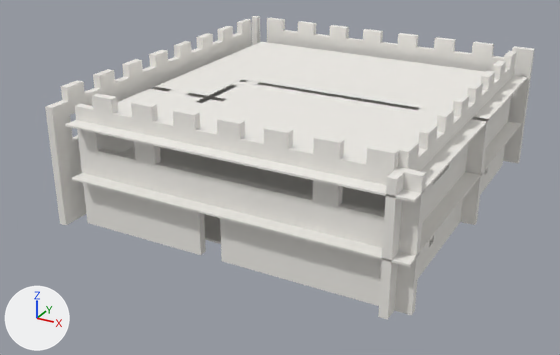
Two versions of the glTF model map0_felucca/britain/building_23_east_bank_and_vault/model_base.glb, one commit apart.
One viewpoint serves both versions: a camera (50 mm lens) standing at (15.1, -30.0, 15.6) and looking at (-0.7, -1.3, 1.2). The lights are fixed; the arrows at lower left show +X, +Y and +Z. The picture after the commit comes second. Vertices at exactly the same position are counted once.

Objects in the first picture: 'BuildingMesh'.
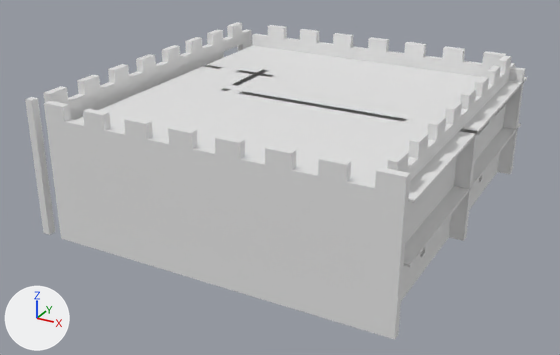
Edits to the bpy script that builds the scene:
```text
Add mat_mat_pisos:
    mat_mat_pisos = principled_material('Mat_Pisos')
    mat_mat_pisos.base_color = (0.8, 0.8, 0.8)  # white #e7e7e7
Change me_buildingmesh:
    remove me_buildingmesh.from_pydata(...)  # 2493 vertices, 10780 faces; spans x -8.0..8.0, y -8.0..9.0, z -0.1..6.0
    add me_buildingmesh.from_pydata(...)  # 1330 vertices, 4522 faces; spans x -7.0..8.0, y -8.0..8.0, z -0.1..4.8
    me_buildingmesh part 1: the loose piece of 206 vertices spanning x -8.0..-7.7, y -8.0..8.0, z 0.0..6.0 is deleted
    me_buildingmesh part 2: the loose piece of 160 vertices spanning x -7.0..8.0, y 8.6..9.0, z 0.0..6.0 is deleted
    me_buildingmesh part 3: the loose piece of 20 vertices spanning x -8.0..-7.7, y 8.6..9.0, z 0.0..6.0 is deleted
    me_buildingmesh part 4: 922 vertices removed from x -7.0..8.0, y -8.0..8.0, z -0.1..6.0; 145 vertices added at x -5.0..6.0, y -7.0..6.0, z -0.1..2.4
    me_buildingmesh part 5: 2748 faces spanning x -7.0..8.0, y -8.0..8.0, z -0.1..4.8 switch from mat_buildingclaymaterial (white #f1efea) to mat_mat_pisos (white #e7e7e7)
    other edits to the shape of me_buildingmesh do not show in these pictures
Add ob_paredes_internas_divisorias:
    ob_paredes_internas_divisorias = bpy.data.objects.new('Paredes_Internas_Divisorias', me_paredes_internas_divisorias)  # 208 vertices, 480 faces; spans x -7.0..7.0, y -8.0..3.0, z 0.0..4.8; in mat_mat_parede_interna (white #e7e7e7)
    ob_paredes_internas_divisorias.location = (0.0, 0.0, 0.0)
Add ob_parede_externa_oeste:
    ob_parede_externa_oeste = bpy.data.objects.new('Parede_Externa_Oeste', me_parede_externa_oeste)  # 206 vertices, 574 faces; spans x -8.0..-7.6, y -8.0..8.4, z 0.0..6.0; in mat_mat_parede_externa (white #e7e7e7)
    ob_parede_externa_oeste.location = (0.0, 0.0, 0.0)
Add ob_parede_externa_leste:
    ob_parede_externa_leste = bpy.data.objects.new('Parede_Externa_Leste', me_parede_externa_leste)  # 213 vertices, 592 faces; spans x 7.0..8.0, y -8.0..7.0, z 0.0..6.0; in mat_mat_parede_externa (white #e7e7e7)
    ob_parede_externa_leste.location = (0.0, 0.0, 0.0)
Add ob_parede_externa_sul:
    ob_parede_externa_sul = bpy.data.objects.new('Parede_Externa_Sul', me_parede_externa_sul)  # 216 vertices, 562 faces; spans x -8.0..8.0, y 7.0..8.0, z 0.0..6.0; in mat_mat_parede_externa (white #e7e7e7)
    ob_parede_externa_sul.location = (0.0, 0.0, 0.0)
Add ob_parede_externa_norte:
    ob_parede_externa_norte = bpy.data.objects.new('Parede_Externa_Norte', me_parede_externa_norte)  # 180 vertices, 518 faces; spans x -8.0..8.0, y -9.0..-8.6, z 0.0..6.0; in mat_mat_parede_externa (white #e7e7e7)
    ob_parede_externa_norte.location = (0.0, 0.0, 0.0)
```

Changed parts and their boxes [x1, y1, x2, y2] in the pictures (560 x 355 px):
'BuildingMesh', reshaped
    before: [45, 16, 535, 320]
    after: [77, 45, 527, 267]
'Parede_Externa_Norte', added
    after: [25, 97, 410, 340]
'Parede_Externa_Leste', added
    after: [387, 55, 512, 301]
'Parede_Externa_Sul', added
    after: [237, 25, 525, 174]
'Parede_Externa_Oeste', added
    after: [43, 22, 243, 120]
'Paredes_Internas_Divisorias', added (mostly hidden)
    after: [203, 65, 428, 126]
part 1 of me_buildingmesh, deleted
    before: [45, 19, 252, 225]
part 2 of me_buildingmesh, deleted
    before: [267, 18, 535, 163]
part 3 of me_buildingmesh, deleted
    before: [252, 16, 260, 45]
part 4 of me_buildingmesh, built on
    before: [75, 51, 516, 320]
part 5 of me_buildingmesh, recoloured
    before: [65, 42, 527, 267]
    after: [77, 45, 527, 267]
